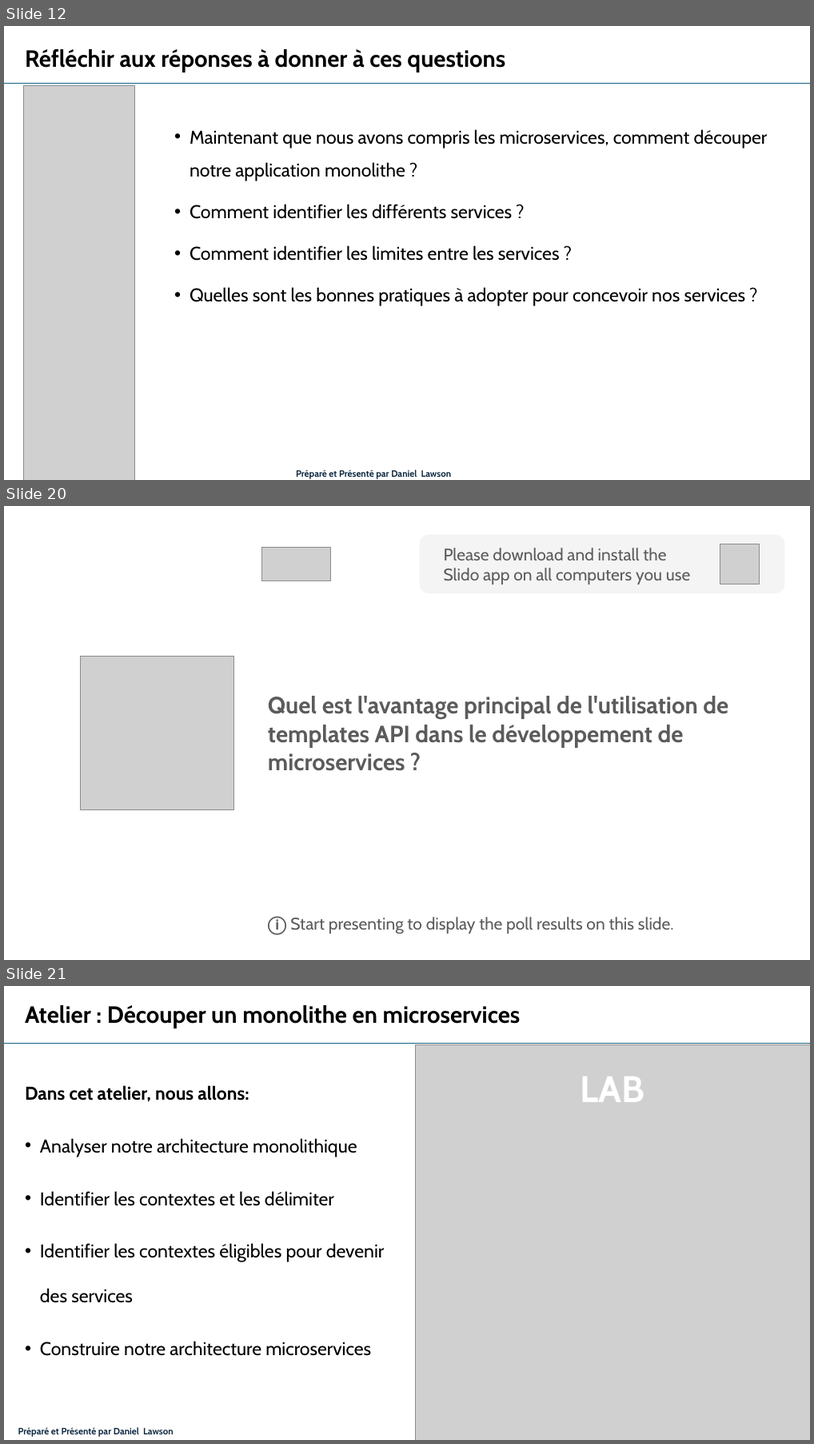
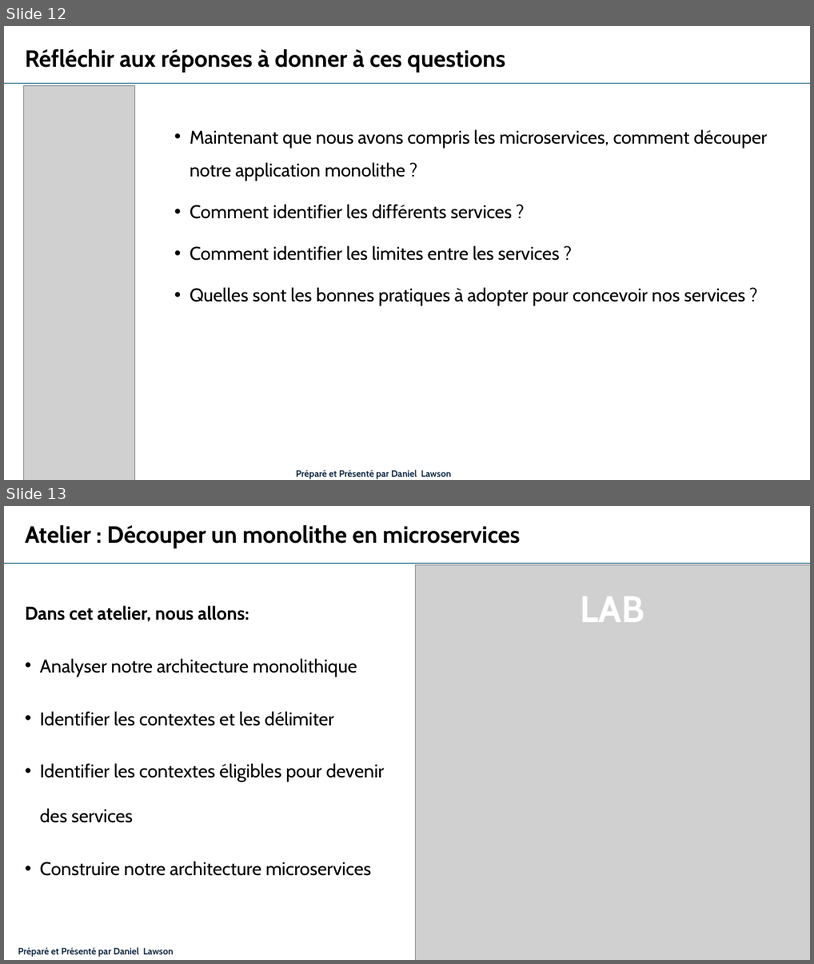
Before and after one commit to danylaws/microservices-course-efrei, a slide deck: Mod-2_Conception-des-microservices/Mod-2_Conception-des-microservices.pptx. Shown one above the other, each under a label of ours: slides 12, 20 and 21 before the commit, slides 12 and 13 after it; the slides between them are not shown. The pictures are 814x1444 and 814x964 pixels, drawn with LibreOffice and Linux fonts; fonts in the diff are those of the drawing; grey boxes stand for pictures. Boxes give left, top, right and bottom in pixels: in the first picture for what was removed or moved away, otherwise in the second. Text is boxed around its words. In the diff, an @@ line names an element or a change of style, - is before the commit and + after.

```diff
--- a/Mod-2_Conception-des-microservices/Mod-2_Conception-des-microservices.pptx
+++ b/Mod-2_Conception-des-microservices/Mod-2_Conception-des-microservices.pptx
@@ slide 20 removed at (4, 506, 810, 960), background #FFFFFF @@
@@ picture removed at (262, 547, 330, 582) @@
@@ rounded rectangle removed at (420, 535, 786, 593) @@
-Please download and install the Slido app on all computers you use
@@ picture removed at (720, 544, 759, 584) @@
@@ picture removed at (81, 656, 234, 809) @@
@@ rectangle removed at (262, 676, 746, 790) @@
-Quel est l'avantage principal de l'utilisation de templates API dans le développement de microservices ?
@@ text removed at (268, 916, 674, 935) @@
-ⓘ Start presenting to display the poll results on this slide.
@@ what was slide 21 is now slide 13 @@
```
Also in this commit, not shown: 1 slide added, 7 other slides removed, 1 other file.
